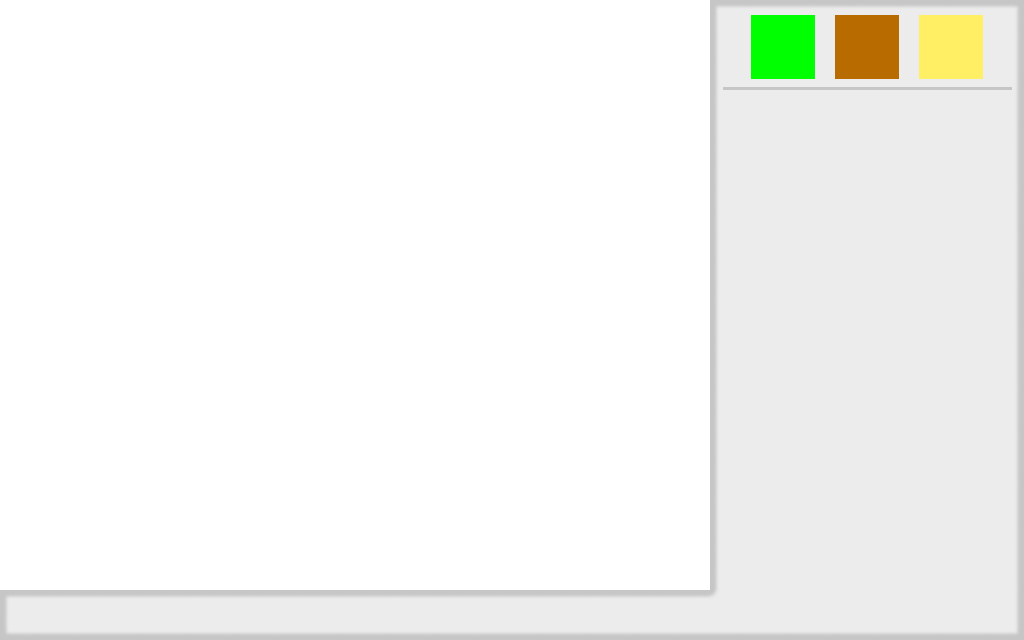
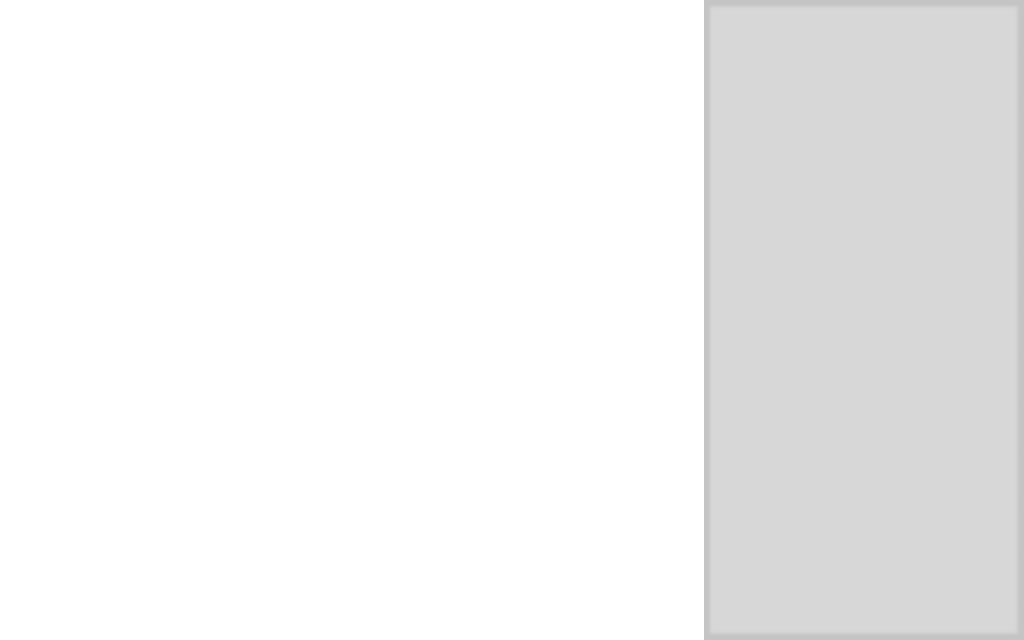
Layers edited between the first and the second 1024 × 640 image:
removed layer "Layer #1" over box(723, 15, 1012, 90)
painted on "Background" over box(0, 0, 1021, 640)
